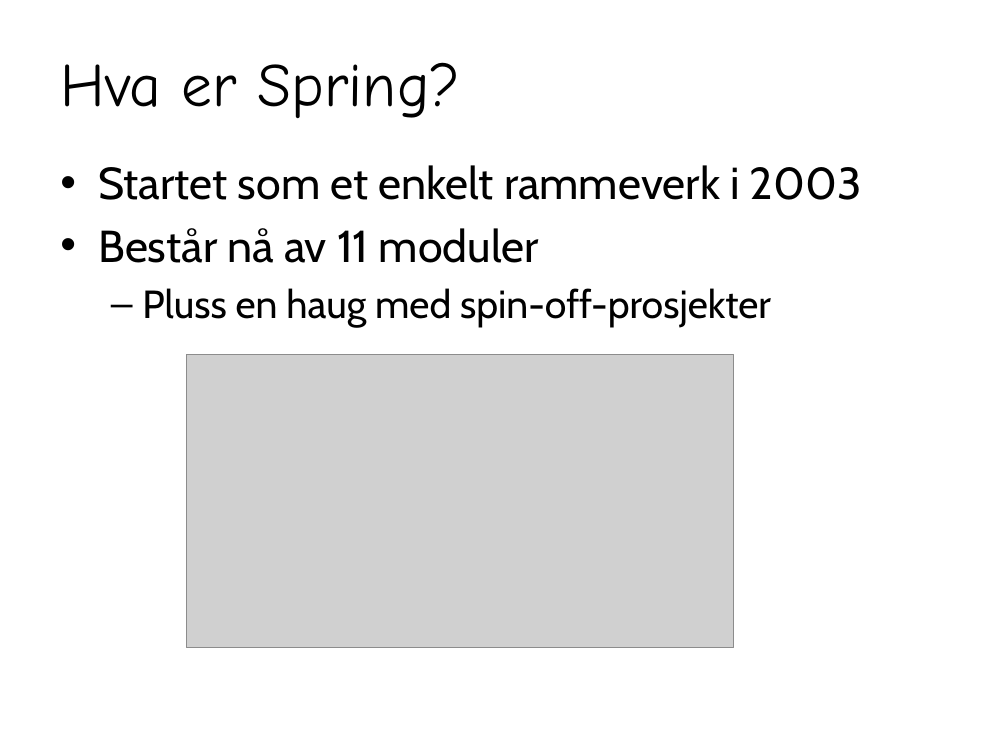
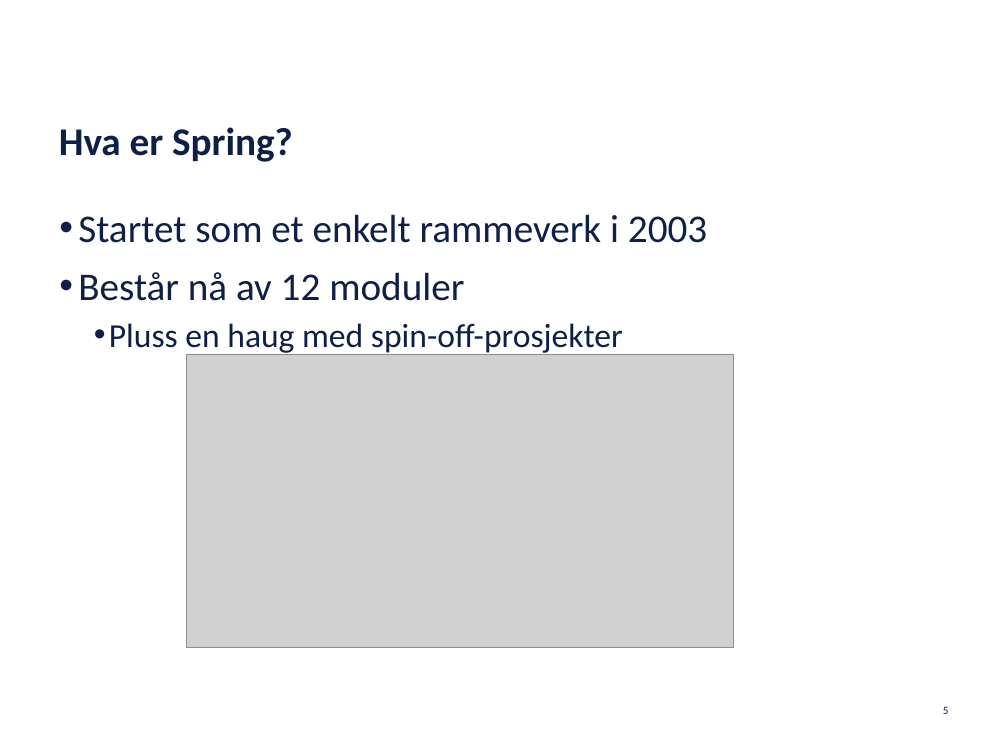
Before and after one commit to netcompanyno/springKurs, a slide deck: slide 5 of adm/Spring.pptx. Drawn at 1008x756 pixels with LibreOffice and Linux fonts; fonts in the diff are those of the drawing; grey boxes stand for pictures; background and template pictures are left out. Boxes give left, top, right and bottom in pixels: in the first picture for what was removed or moved away, otherwise in the second. Text is boxed around its words. In the diff, an @@ line names an element or a change of style, - is before the commit and + after.

```diff
--- a/adm/Spring.pptx
+++ b/adm/Spring.pptx
@@ title "Hva er Spring?" moved from (x1=60, y1=62, x2=461, y2=118) to (x1=59, y1=127, x2=293, y2=162) @@
@@ title "Hva er Spring?" at (x1=59, y1=127, x2=293, y2=162): size 44 to 28 pt, font Comic Neue to Calibri, text colour #000000 to #0F2047, bold on; line spacing 1 to 23pt; vertical alignment middle to bottom @@
@@ text "Startet som et enkelt rammeverk ..." moved from (x1=98, y1=165, x2=862, y2=327) to (x1=78, y1=214, x2=707, y2=355) @@
@@ text at (x1=78, y1=214, x2=707, y2=355): size 32 to 28 pt in "Startet som et enkelt rammeverk i 2003"; font Cabin to Calibri, text colour #000000 to #0F2047 in "Startet som et enkelt rammeverk i 2003", "Pluss en haug med spin-off-prosjekter"; size 28 to 24 pt in "Pluss en haug med spin-off-prosjekter"; indent changed; more space between paragraphs; bullet – to •; less space between paragraphs @@
@@ text at (x1=78, y1=272, x2=464, y2=301): text changed; size 32 to 28 pt; font Cabin to Calibri; text colour #000000 to #0F2047 @@
-• Består nå av 11 moduler
+• Består nå av 12 moduler
@@ page number added at (x1=943, y1=706, x2=949, y2=714), 8 pt, text #0F2047 @@
+5
```
Also in this commit, not shown: 25 other slides changed, 1 slide added, 1 slide removed, 2 other files.
